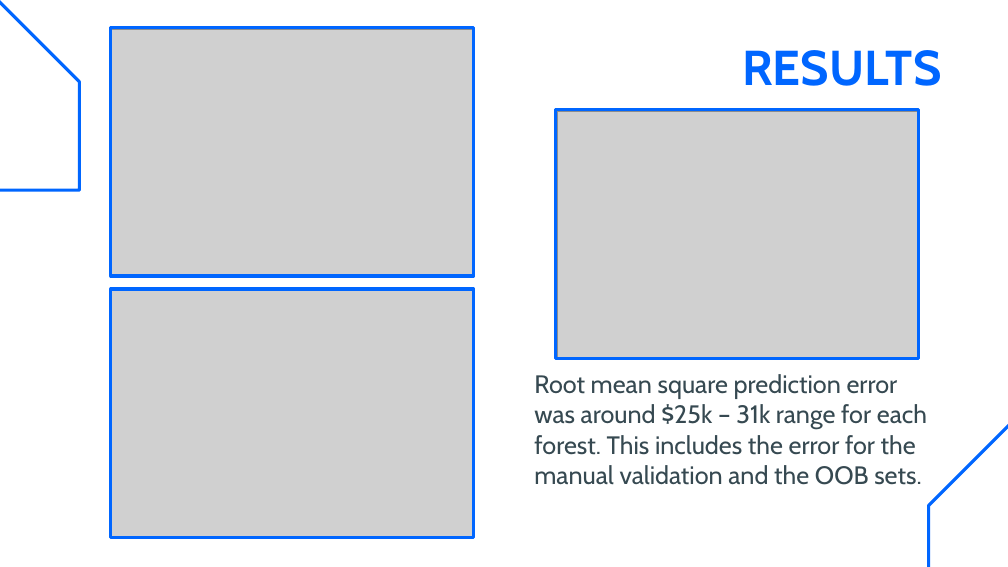
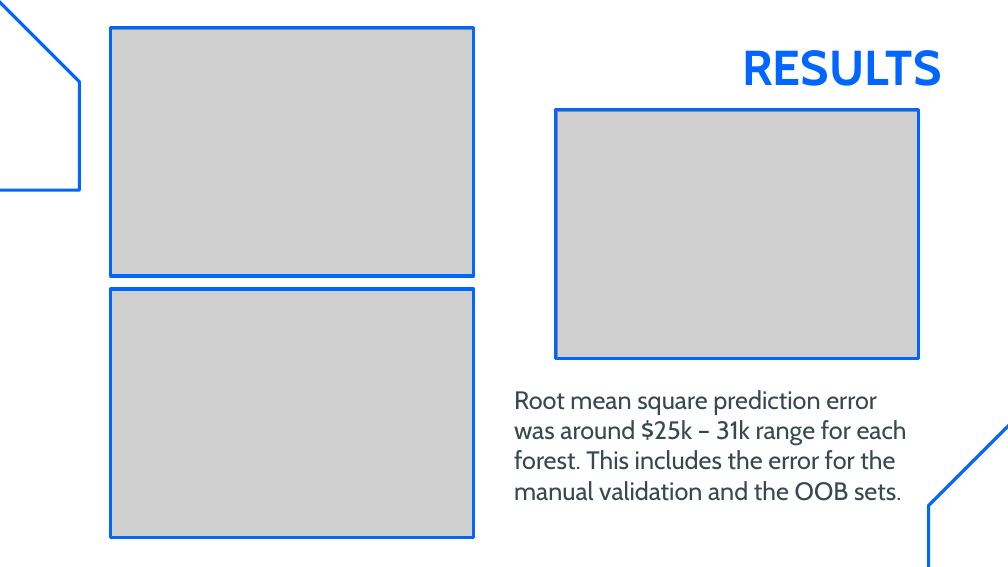
Before and after one commit to simrankota/comp4442_finalproject, a slide deck: slide 12 of Slides Final.pptx. Drawn at 1008x567 pixels with LibreOffice and Linux fonts; fonts in the diff are those of the drawing; grey boxes stand for pictures. Boxes give left, top, right and bottom in pixels: in the first picture for what was removed or moved away, otherwise in the second. Text is boxed around its words. In the diff, an @@ line names an element or a change of style, - is before the commit and + after.

```diff
--- a/Slides Final.pptx
+++ b/Slides Final.pptx
@@ subtitle "Root mean square prediction error ..." moved from (x1=534, y1=374, x2=927, y2=485) to (x1=514, y1=390, x2=907, y2=501) @@
```
Also in this commit, not shown: 2 other slides changed.
